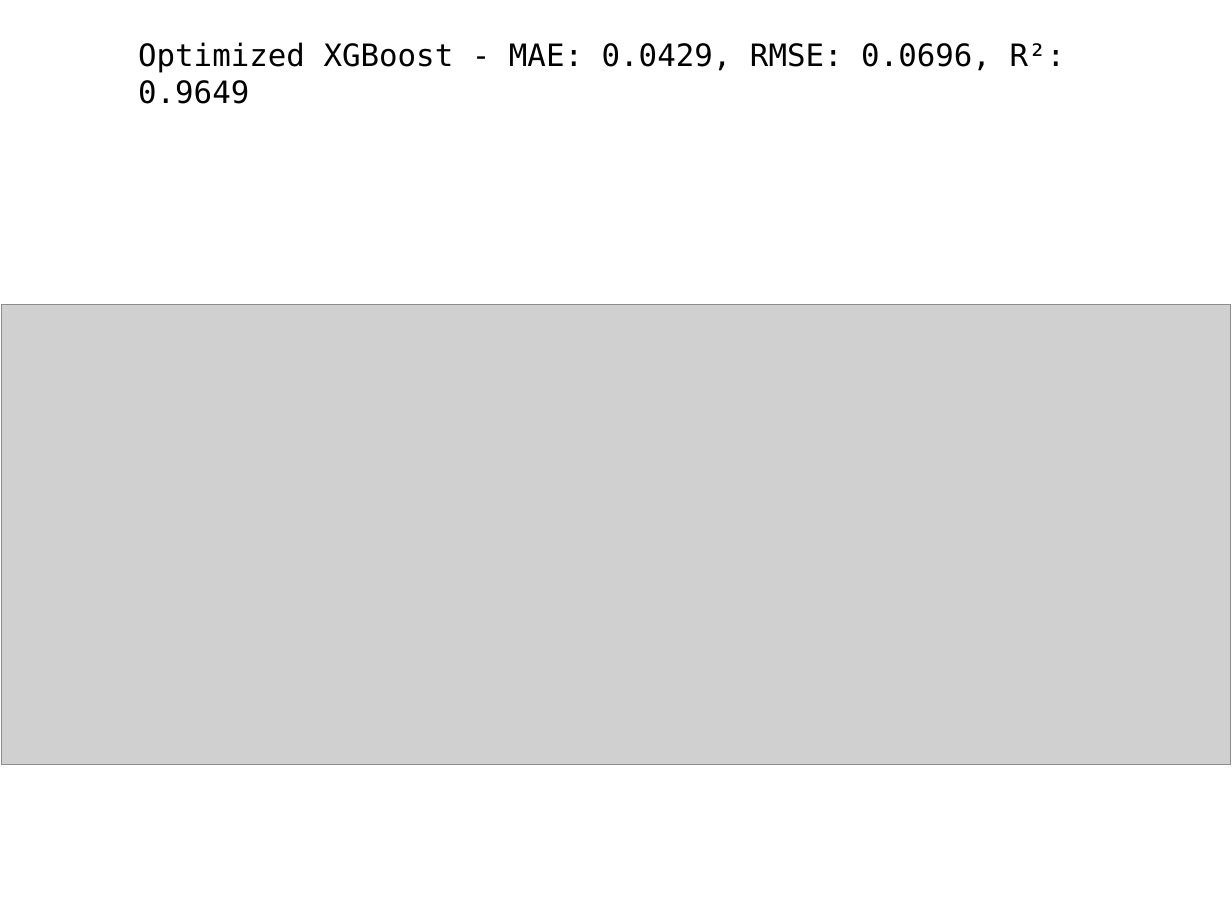
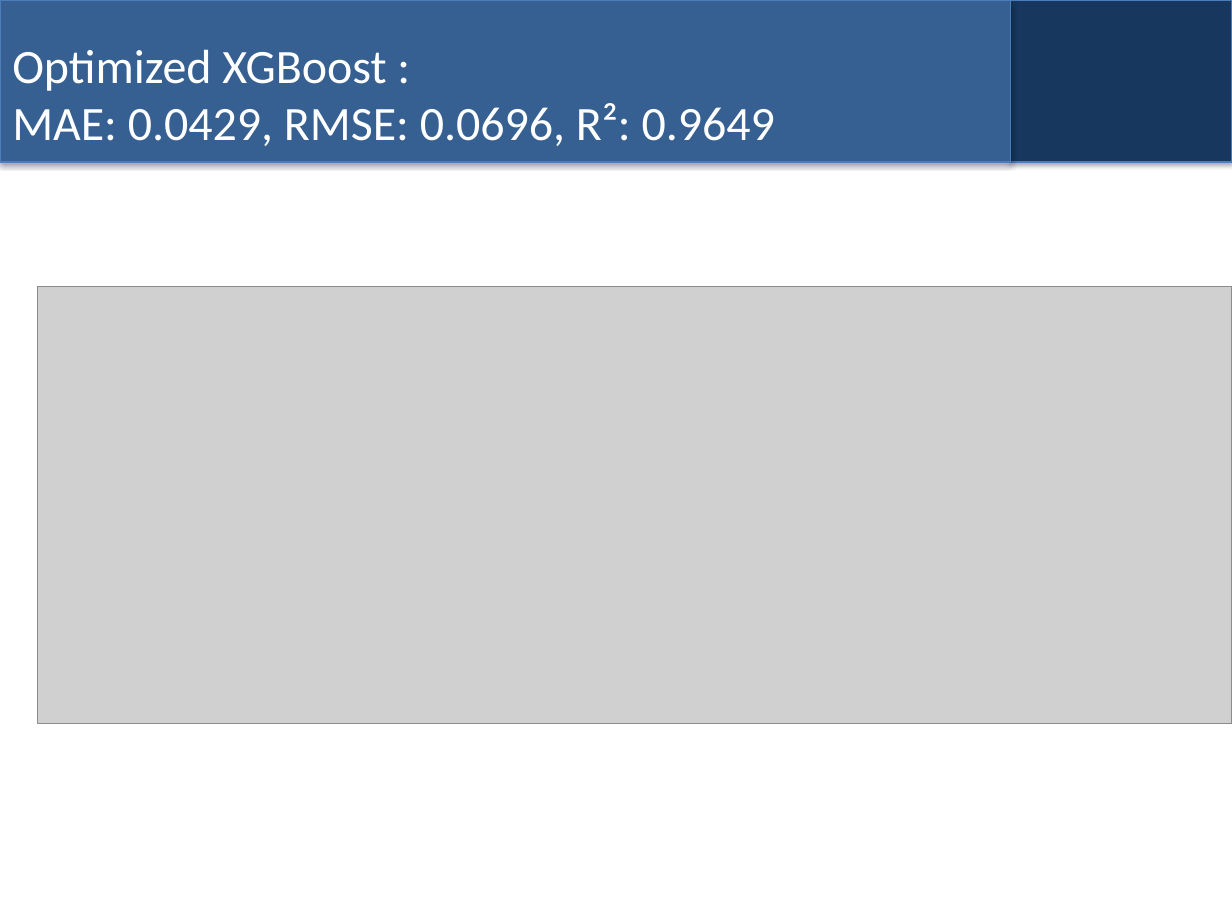
Before and after one commit to bhusalgokarna/Ds_FinalProject, a slide deck: slide 25 of models/Time_Series_EDA_Forecasting_Model_.pptx. Drawn at 1232x924 pixels with LibreOffice and Linux fonts; fonts in the diff are those of the drawing; grey boxes stand for pictures. Boxes give left, top, right and bottom in pixels: in the first picture for what was removed or moved away, otherwise in the second. Text is boxed around its words. In the diff, an @@ line names an element or a change of style, - is before the commit and + after.

```diff
--- a/models/Time_Series_EDA_Forecasting_Model_.pptx
+++ b/models/Time_Series_EDA_Forecasting_Model_.pptx
@@ rectangle added at (0,0,1010,161), fill #376092, outline #4B7EBC 0.75 pt @@
@@ rectangle added at (1010,0,1232,161), fill #17375E, outline #4B7EBC 0.75 pt @@
@@ title "Optimized XGBoost : MAE: 0.0429, ..." at (12,49,775,146): vertical alignment top to middle @@
@@ title at (12,49,775,146): text changed; size 18 to 28 pt; font DejaVu Sans Mono to Calibri; text colour #000000 to #FFFFFF @@
-Optimized XGBoost - MAE: 0.0429, RMSE: 0.0696, R²: 0.9649
+Optimized XGBoost :
+MAE: 0.0429, RMSE: 0.0696, R²: 0.9649
@@ picture: place and size @@
-picture at (1,304,1231,765)
+picture at (38,287,1232,723)
```
Also in this commit, not shown: 22 other slides changed, 2 slides added, 2 slides removed, 1 other file.
